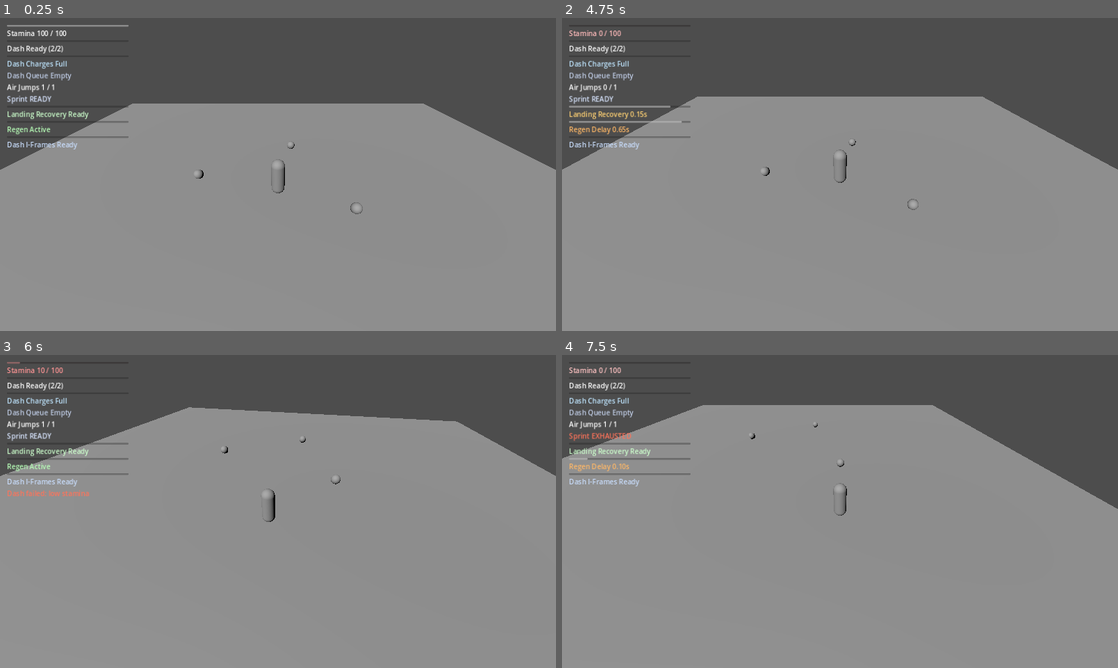
Above: before the commit, frames 1-4 (two rows, left to right).
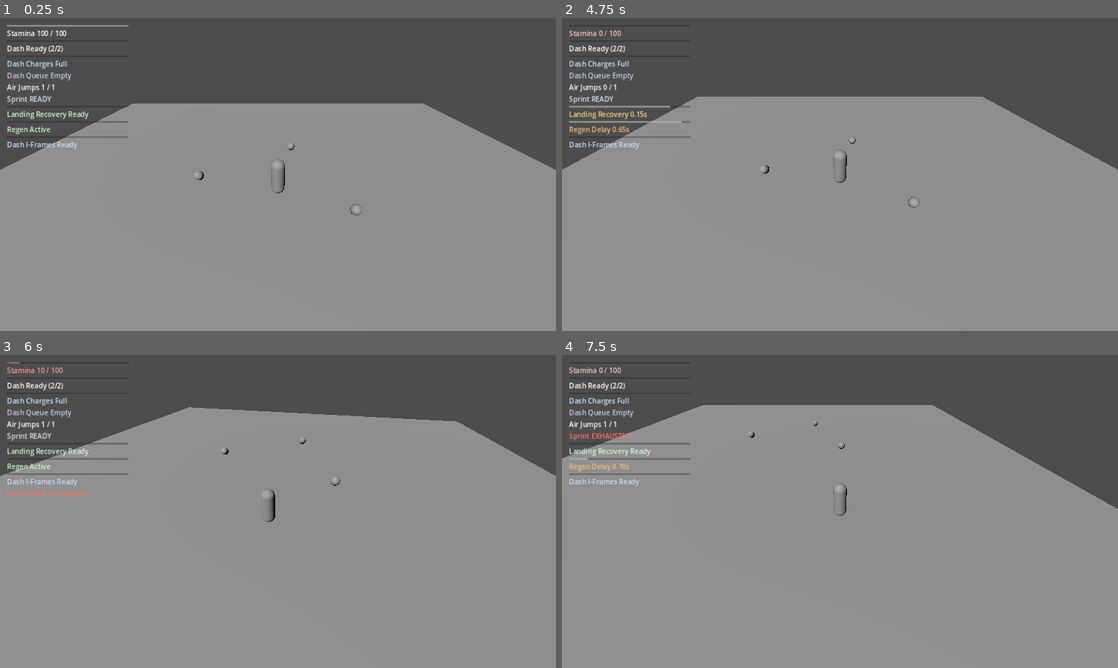
Above: after the commit, the same moments.

Repository: thegoatleroyjenkins/arpg-game
Game: Godot game, scene res://prototype3d/main_3d.tscn
Same seed, same stepped clock (60 frames per second), same inputs: the game is played once before the commit and once after it. This scene is started directly instead of the project's main scene.
Inputs (mouse positions are in pixels of both pictures, inside the frame that each line leads up to):
- Up to frame 1 (0.25 s): no input
- Up to frame 2 (4.75 s): tap Enter (ui_accept) at 0.5 s; move the mouse to (867, 174) at 0.52 s; press the mouse at (867, 174) at 0.53 s; hold W (move_up) from 0.53 s (still down); tap Space (jump) at 0.77, 1.52, 3.02, 3.77, 4.52 s; move the mouse to (812, 174) at 1.27 s; release the mouse at (812, 174) at 1.28 s; tap Q (dash) at 1.35, 3.6 s; move the mouse to (851, 168) at 2.02 s; hold Shift (sprint) 2.03-2.78 s; move the mouse to (834, 180) at 2.77 s; click (834, 180) at 2.85 s; move the mouse to (878, 177) at 3.52 s; move the mouse to (795, 171) at 4.27 s; tap Shift (sprint) at 4.35 s
- Up to frame 3 (6 s): move the mouse to (283, 511) at 5.02 s; press the mouse at (283, 511) at 5.03 s; move the mouse to (255, 505) at 5.77 s; release W (move_up) at 5.78 s; release the mouse at (255, 505) at 5.78 s; hold D (move_right) from 5.78 s (still down); tap Q (dash) at 5.85 s
- Up to frame 4 (7.5 s): tap Space (jump) at 6.02, 6.77 s; move the mouse to (867, 511) at 6.52 s; release D (move_right) at 6.53 s; hold Shift (sprint) 6.53-7.28 s; hold W (move_up) from 6.53 s (still down); move the mouse to (812, 511) at 7.27 s; click (812, 511) at 7.35 s

The runs differ from the first frame. In frame 1, less than 0.1% of the frame differs, in the area x 35-66%, y 39-64%; in frame 2, less than 0.1%, in the area x 35-65%, y 37-62%; in frame 3, less than 0.1%; in frame 4, less than 0.1%.
Error after the commit: Parse Error: Cannot infer the type of "offset" variable because the value doesn't have a set type. (res://prototype3d/stamina_pickup_3d.gd:125)

Commit message:
Add LOS-gated stamina pickup magnet behavior

Diff:
--- a/prototype3d/stamina_pickup_3d.gd
+++ b/prototype3d/stamina_pickup_3d.gd
@@ -12,6 +12,9 @@
 @export_range(0.5, 3.0, 0.05) var magnet_speed_curve_power: float = 1.4
 @export var magnet_auto_collect_radius: float = 0.75
 @export_range(0.0, 1.0, 0.01) var magnet_missing_stamina_ratio: float = 0.2
+@export var magnet_requires_line_of_sight: bool = true
+@export_flags_3d_physics var magnet_line_of_sight_collision_mask: int = 1
+@export var magnet_line_of_sight_height_offset: float = 0.5
 
 @onready var mesh: Node3D = $MeshInstance3D
 @onready var collision: CollisionShape3D = $CollisionShape3D
@@ -84,6 +87,8 @@
 		return
 	if not _target_needs_stamina(player):
 		return
+	if magnet_requires_line_of_sight and not _has_line_of_sight_to_target(player):
+		return
 	if distance <= max(0.05, magnet_auto_collect_radius):
 		_try_collect(player)
 		return
@@ -112,3 +117,18 @@
 		return false
 	var missing_ratio: float = clamp((max_stamina - current_stamina) / max_stamina, 0.0, 1.0)
 	return missing_ratio >= clamp(magnet_missing_stamina_ratio, 0.0, 1.0)
+
+func _has_line_of_sight_to_target(player: Node3D) -> bool:
+	var world := get_world_3d()
+	if world == null:
+		return true
+	var offset := Vector3.UP * max(0.0, magnet_line_of_sight_height_offset)
+	var from := global_position + offset
+	var to := player.global_position + offset
+	var query := PhysicsRayQueryParameters3D.create(from, to)
+	query.exclude = [self, player]
+	query.collide_with_areas = false
+	query.collide_with_bodies = true
+	query.collision_mask = max(1, magnet_line_of_sight_collision_mask)
+	var hit := world.direct_space_state.intersect_ray(query)
+	return hit.is_empty()
Not shown, changed: README.md
